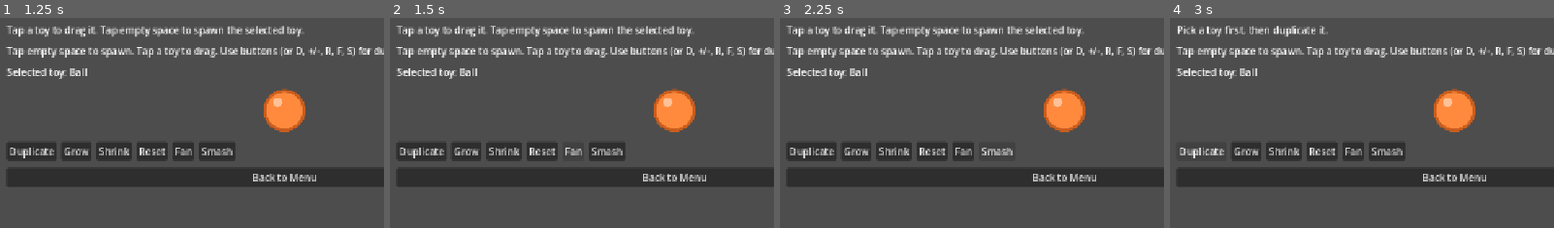
Above: before the commit, frames 1-4 (left to right).
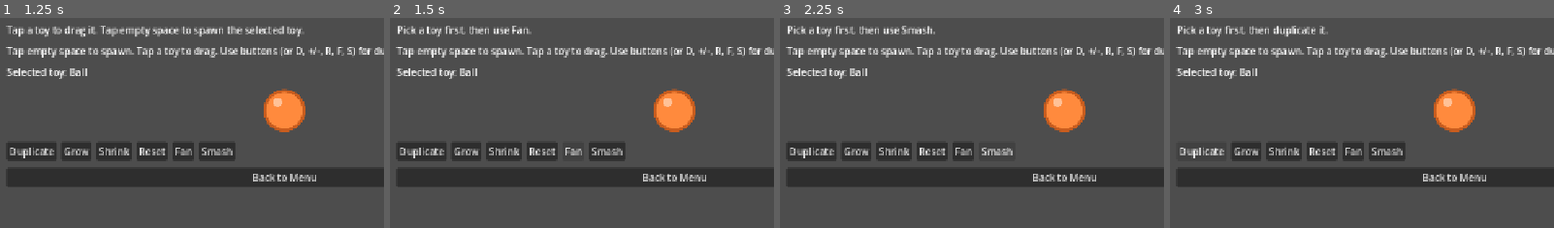
Above: after the commit, the same moments.

Repository: SoundBlaster/ToysSandbox
Game: Godot game, scene res://scenes/boot/Boot.tscn
Two runs of this game, one before a commit and one after it. Both use one fixed random seed, a clock stepped at 60 frames per second and the inputs below.
Inputs:
- Up to frame 1 (1.25 s): click "Play" at 0.5 s
- Up to frame 2 (1.5 s): click "Fan" at 1.25 s
- Up to frame 3 (2.25 s): click "Smash" at 2 s
- Up to frame 4 (3 s): click "Duplicate" at 2.75 s
The pictures show only the part of the screen within x 0-50%, y 0-50%; the shares and areas given below are measured in that part.

Frame 1 is identical in both runs. In frame 2, 1.9% of the frame differs, in the area x 1-80%, y 3-10%; in frame 3, 1.9%; in frame 4, nothing differs.

Commit message:
Fix sandbox interaction regressions and play-area bounds

Diff:
--- a/scripts/game/Sandbox.gd
+++ b/scripts/game/Sandbox.gd
@@ -1,10 +1,13 @@
 extends Node2D
 
 const TOY_INSTANCE_SCENE := preload("res://scenes/game/ToyInstance.tscn")
-const PLAY_AREA_RECT := Rect2(Vector2(72.0, 72.0), Vector2(836.0, 560.0))
+const PLAY_AREA_RECT := Rect2(Vector2(0.0, 72.0), Vector2(1280.0, 580.0))
 const POINTER_NONE := -999
 const RESIZE_STEP := 0.15
+const DRAG_START_DISTANCE := 10.0
 const MIN_THROW_SAMPLE_DT := 0.0001
+const MIN_THROW_DURATION := 0.03
+const MIN_THROW_DISTANCE := 8.0
 const MAX_THROW_SPEED := 1400.0
 const THROW_DAMPING := 0.9
 
@@ -13,6 +16,8 @@
 @onready var grow_button: Button = $CanvasLayer/MarginContainer/HBoxContainer/InfoPanel/ActionsRow/GrowButton
 @onready var shrink_button: Button = $CanvasLayer/MarginContainer/HBoxContainer/InfoPanel/ActionsRow/ShrinkButton
 @onready var reset_button: Button = $CanvasLayer/MarginContainer/HBoxContainer/InfoPanel/ActionsRow/ResetButton
+@onready var fan_button: Button = $CanvasLayer/MarginContainer/HBoxContainer/InfoPanel/ActionsRow/FanButton
+@onready var smash_button: Button = $CanvasLayer/MarginContainer/HBoxContainer/InfoPanel/ActionsRow/SmashButton
 @onready var status_label: Label = $CanvasLayer/MarginContainer/HBoxContainer/InfoPanel/StatusLabel
 @onready var selected_label: Label = $CanvasLayer/MarginContainer/HBoxContainer/InfoPanel/SelectedLabel
 @onready var selected_preview: TextureRect = $CanvasLayer/MarginContainer/HBoxContainer/InfoPanel/SelectedPreview
@@ -29,6 +34,11 @@
 var drag_last_target_position := Vector2.ZERO
 var drag_last_sample_usec := 0
 var drag_release_velocity := Vector2.ZERO
+var drag_start_position := Vector2.ZERO
+var drag_start_usec := 0
+var pending_drag_toy: RigidBody2D = null
+var pending_drag_pointer_id := POINTER_NONE
+var pending_drag_start_world := Vector2.ZERO
 
 
 func _ready() -> void:
@@ -37,6 +47,8 @@
 	grow_button.pressed.connect(_on_grow_pressed)
 	shrink_button.pressed.connect(_on_shrink_pressed)
 	reset_button.pressed.connect(_on_reset_pressed)
+	fan_button.pressed.connect(_on_fan_pressed)
+	smash_button.pressed.connect(_on_smash_pressed)
 	toy_list.item_selected.connect(_on_toy_selected)
 
 	_ensure_selected_toy()
@@ -57,7 +69,7 @@
 			_handle_pointer_released(-1, event.position)
 		return
 
-	if event is InputEventMouseMotion and drag_pointer_id == -1:
+	if event is InputEventMouseMotion:
 		_handle_pointer_dragged(-1, event.position)
 		return
 
@@ -82,6 +94,10 @@
 			_resize_active_toy(RESIZE_STEP)
 		KEY_MINUS, KEY_KP_SUBTRACT:
 			_resize_active_toy(-RESIZE_STEP)
+		KEY_F:
+			_apply_fan_to_active_toy()
+		KEY_S:
+			_apply_smash_to_active_toy()
 		_:
 			pass
 
@@ -98,28 +114,58 @@
 
 	if picked_toy != null:
 		_set_active_toy(picked_toy)
-		_begin_drag(pointer_id, world_position, picked_toy)
-		return
-
+		pending_drag_toy = picked_toy
+		pending_drag_pointer_id = pointer_id
+		pending_drag_start_world = world_position
+		status_label.text = "Selected active toy. Drag to move it."
+		return
+
+	_clear_pending_drag()
 	var spawned := _spawn_selected_toy(world_position)
 	_set_active_toy(spawned)
 
 
 func _handle_pointer_dragged(pointer_id: int, screen_position: Vector2) -> void:
-	if dragging_toy == null or pointer_id != drag_pointer_id:
-		return
-
 	var world_position := _screen_to_world(screen_position)
+
+	if dragging_toy != null:
+		if pointer_id != drag_pointer_id:
+			return
+		_set_dragging_toy_position(world_position)
+		return
+
+	if pending_drag_toy == null or pointer_id != pending_drag_pointer_id:
+		return
+
+	if not is_instance_valid(pending_drag_toy):
+		_clear_pending_drag()
+		return
+
+	if pending_drag_start_world.distance_to(world_position) < DRAG_START_DISTANCE:
+		return
+
+	var drag_toy := pending_drag_toy
+	_clear_pending_drag()
+	_begin_drag(pointer_id, world_position, drag_toy)
 	_set_dragging_toy_position(world_position)
 
 
 func _handle_pointer_released(pointer_id: int, screen_position: Vector2) -> void:
 	if dragging_toy == null or pointer_id != drag_pointer_id:
+		if pointer_id == pending_drag_pointer_id:
+			_clear_pending_drag()
 		return
 
 	_set_dragging_toy_position(_screen_to_world(screen_position))
 	dragging_toy.angular_velocity = 0.0
+	var drag_duration := float(Time.get_ticks_usec() - drag_start_usec) / 1000000.0
+	var drag_distance := drag_start_position.distance_to(dragging_toy.global_position)
+	if drag_duration >= MIN_THROW_SAMPLE_DT and drag_release_velocity.length() < 1.0:
+		drag_release_velocity = (dragging_toy.global_position - drag_start_position) / drag_duration
+
 	var release_velocity := drag_release_velocity * THROW_DAMPING
+	if drag_duration < MIN_THROW_DURATION or drag_distance < MIN_THROW_DISTANCE:
+		release_velocity = Vector2.ZERO
 	if release_velocity.length() > MAX_THROW_SPEED:
 		release_velocity = release_velocity.normalized() * MAX_THROW_SPEED
 
@@ -128,6 +174,7 @@
 	drag_pointer_id = POINTER_NONE
 	drag_last_sample_usec = 0
 	drag_release_velocity = Vector2.ZERO
+	drag_start_usec = 0
 	released_toy.set_deferred("freeze_mode", drag_previous_freeze_mode)
 	released_toy.set_deferred("freeze", false)
 	released_toy.set_deferred("linear_velocity", release_velocity)
@@ -153,6 +200,14 @@
 
 func _on_reset_pressed() -> void:
 	_clear_spawned_toys()
+
+
+func _on_fan_pressed() -> void:
+	_apply_fan_to_active_toy()
+
+
+func _on_smash_pressed() -> void:
+	_apply_smash_to_active_toy()
 
 
 func _spawn_selected_toy(spawn_position: Vector2) -> RigidBody2D:
@@ -218,6 +273,8 @@
 	drag_previous_freeze_mode = dragging_toy.freeze_mode
 	drag_last_target_position = toy.global_position
 	drag_last_sample_usec = Time.get_ticks_usec()
+	drag_start_position = toy.global_position
+	drag_start_usec = drag_last_sample_usec
 	drag_release_velocity = Vector2.ZERO
 	dragging_toy.freeze_mode = RigidBody2D.FREEZE_MODE_KINEMATIC
 	dragging_toy.freeze = true
@@ -299,7 +356,35 @@
 	status_label.text = "Resized active toy."
 
 
+func _apply_fan_to_active_toy() -> void:
+	if active_toy == null or not is_instance_valid(active_toy):
+		status_label.text = "Pick a toy first, then use Fan."
+		return
+
+	if not active_toy.has_method("apply_fan_tool"):
+		status_label.text = "Active toy does not support fan reaction."
+		return
+
+	active_toy.call("apply_fan_tool", Vector2.RIGHT)
+	status_label.text = "Fan applied to active toy."
+
+
+func _apply_smash_to_active_toy() -> void:
+	if active_toy == null or not is_instance_valid(active_toy):
+		status_label.text = "Pick a toy first, then use Smash."
+		return
+
+	if not active_toy.has_method("apply_smash_tool"):
+		status_label.text = "Active toy does not support smash reaction."
+		return
+
+	active_toy.call("apply_smash_tool", Vector2.DOWN)
+	status_label.text = "Smash applied to active toy."
+
+
 func _clear_spawned_toys() -> void:
+	_clear_pending_drag()
+
 	if dragging_toy != null and is_instance_valid(dragging_toy):
 		dragging_toy.freeze_mode = drag_previous_freeze_mode
 		dragging_toy.freeze = false
@@ -311,8 +396,15 @@
 	drag_pointer_id = POINTER_NONE
 	drag_last_sample_usec = 0
 	drag_release_velocity = Vector2.ZERO
+	drag_start_usec = 0
 	_set_active_toy(null)
 	status_label.text = "Reset sandbox toys. Shelf selection is unchanged."
+
+
+func _clear_pending_drag() -> void:
+	pending_drag_toy = null
+	pending_drag_pointer_id = POINTER_NONE
+	pending_drag_start_world = Vector2.ZERO
 
 
 func _ensure_selected_toy() -> void:
